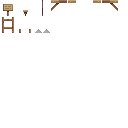
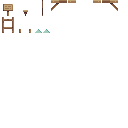
Before/after of a 128x128 layered artwork. What changed in the layer stack:
painted on "Layer 2" over <box>35,29,50,33</box>
